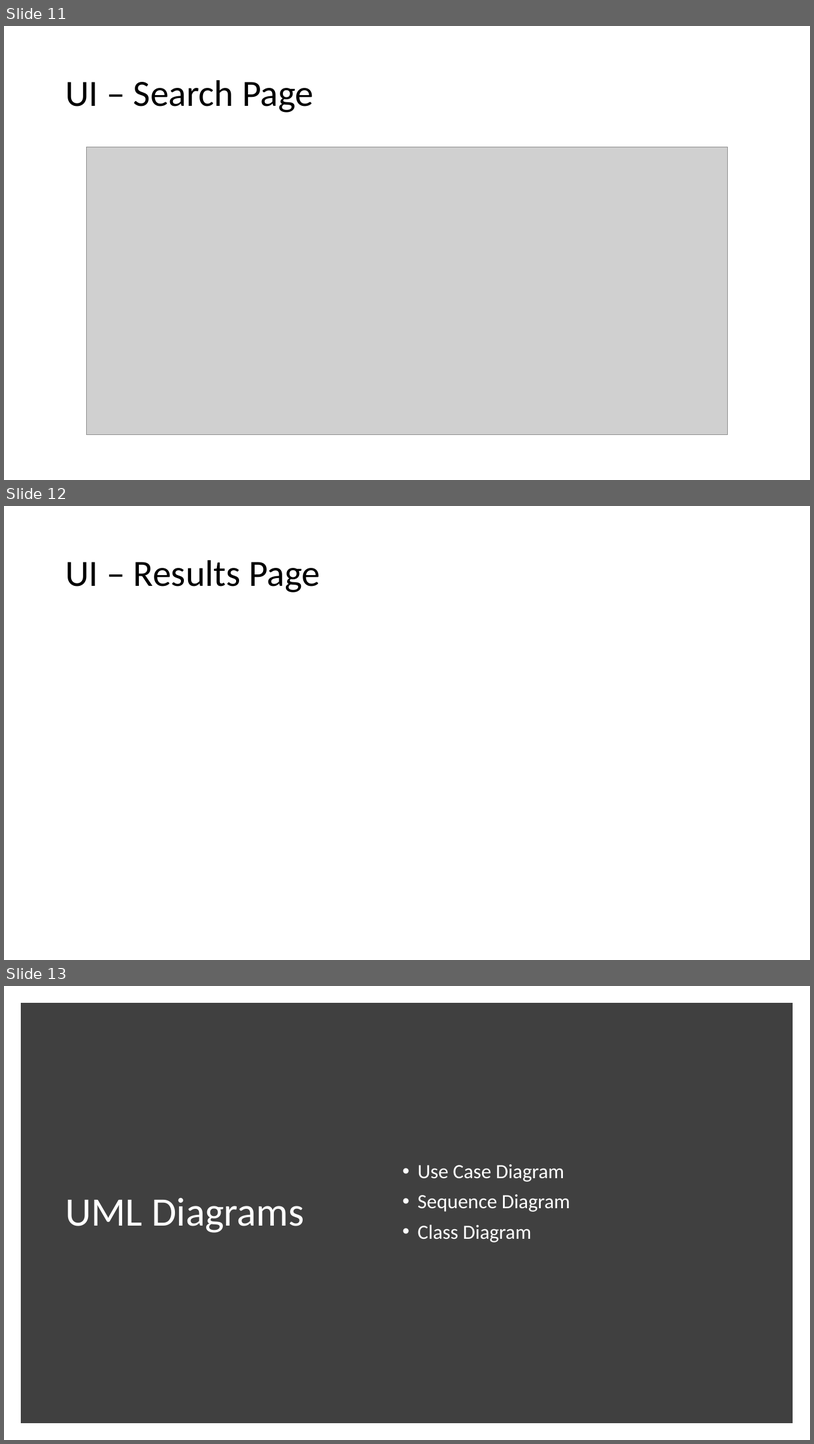
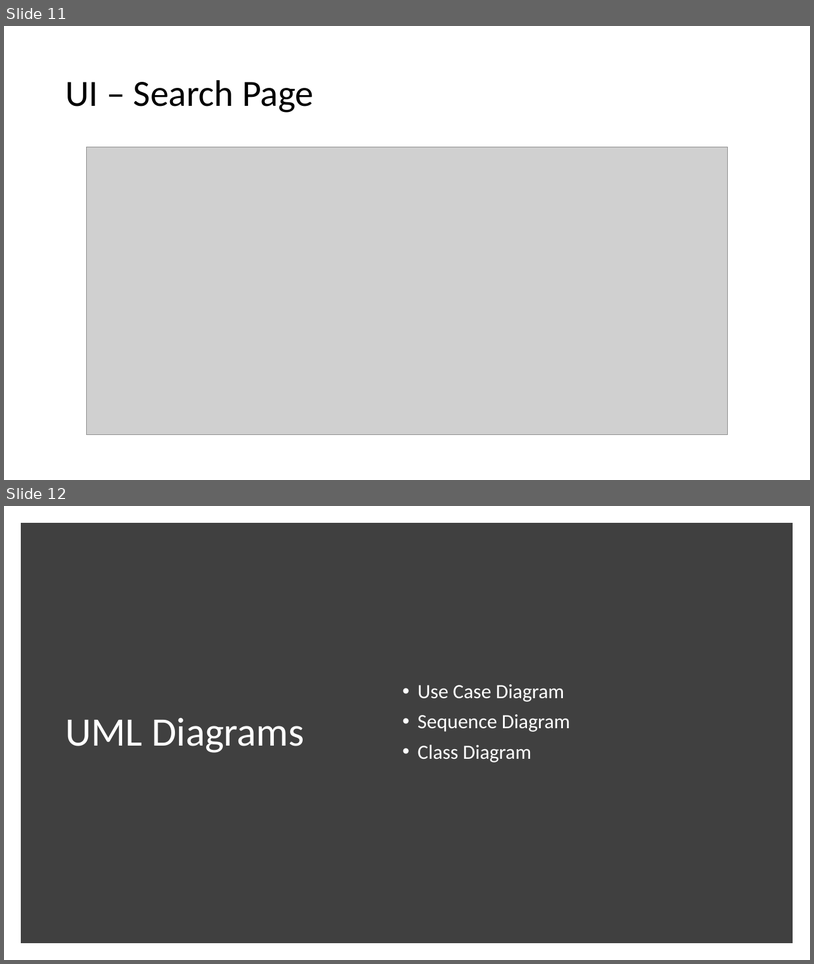
Before and after one commit to sukumar-varma/SearchEngine, a slide deck: docs/interim_project_1.pptx. Shown one above the other, each under a label of ours: slides 11, 12 and 13 before the commit, slides 11 and 12 after it. The pictures are 814x1444 and 814x964 pixels, drawn with LibreOffice and Linux fonts; fonts in the diff are those of the drawing; grey boxes stand for pictures. Boxes give left, top, right and bottom in pixels: in the first picture for what was removed or moved away, otherwise in the second. Text is boxed around its words. In the diff, an @@ line names an element or a change of style, - is before the commit and + after.

```diff
--- a/docs/interim_project_1.pptx
+++ b/docs/interim_project_1.pptx
@@ slide 12 removed at <box>4,506,810,960</box>, background #FFFFFF @@
@@ title removed at <box>65,560,320,592</box> @@
-UI – Results Page
@@ what was slide 13 is now slide 12 @@
```
Also in this commit, not shown: 3 slides changed, 1 slide added, 1 other slide removed, 14 other files.
